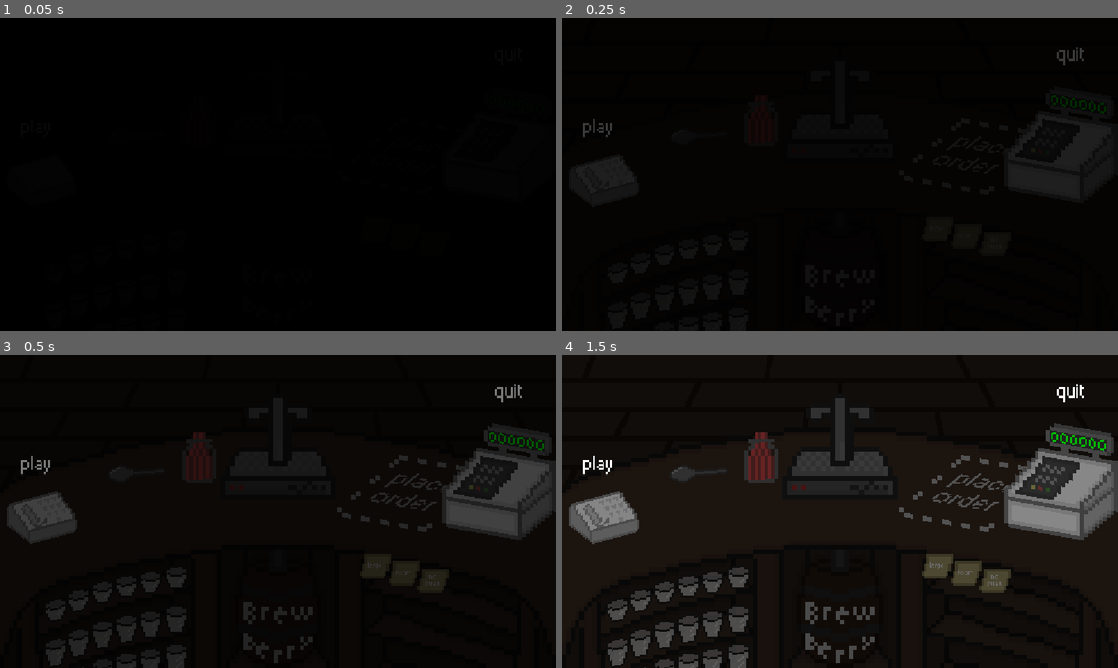
Above: before the commit, frames 1-4 (two rows, left to right).
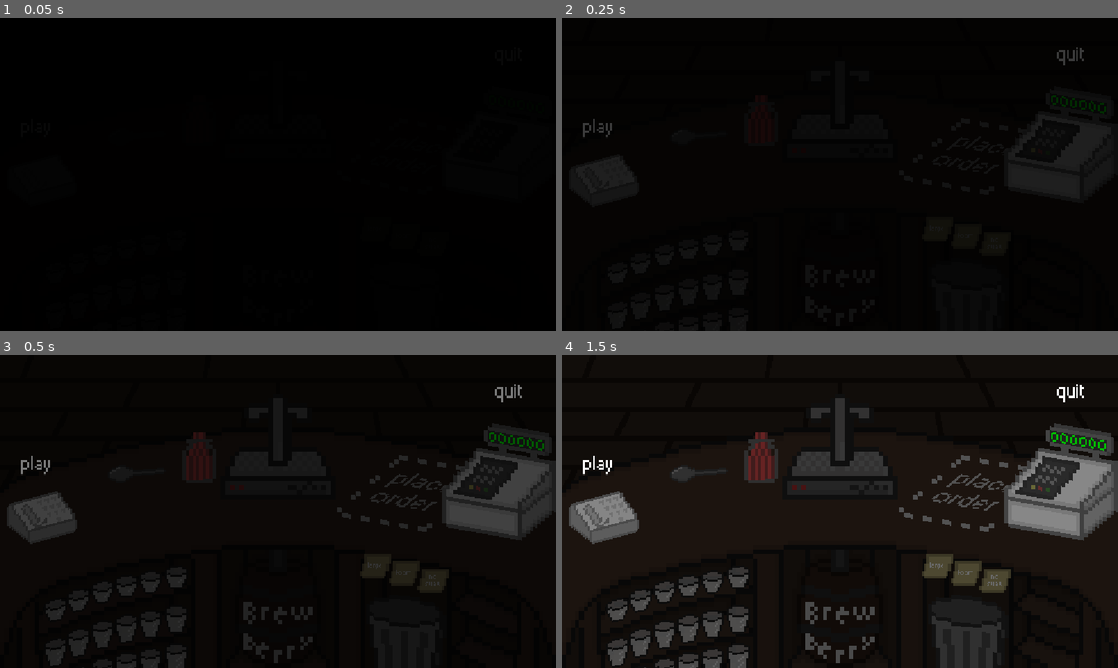
Above: after the commit, the same moments.

Repository: RafaeloxMC/brewberry
Game: Godot game, scene res://scenes/ui/main_menu.tscn
Two runs of this game, one before a commit and one after it. Both use one fixed random seed, a clock stepped at 60 frames per second and the inputs below.
Inputs (mouse positions are in pixels of both pictures, inside the frame that each line leads up to):
- Up to frame 1 (0.05 s): no input
- Up to frame 2 (0.25 s): no input
- Up to frame 3 (0.5 s): no input
- Up to frame 4 (1.5 s): tap Enter at 0.5 s; drag from (795, 486) to (973, 492) at 0.52 s; tap Space at 1.25 s; drag from (806, 486) to (973, 492) at 1.27 s

The runs differ from the first frame. In frame 4, 1.2% of the frame differs, in the area x 66-80%, y 78-100%.

Commit message:
Add bin and more logos

Diff:
--- a/project.godot
+++ b/project.godot
@@ -13,7 +13,9 @@
 config/name="Brewberry"
 run/main_scene="uid://0f484ed05i1t"
 config/features=PackedStringArray("4.7", "Forward Plus")
-config/icon="res://icon.svg"
+boot_splash/bg_color=Color(0.14117648, 0.14117648, 0.14117648, 0)
+boot_splash/image="uid://bjrhmldat4uj"
+config/icon="uid://cn26b2l0yk7pg"
 
 [autoload]
 
--- /dev/null
+++ b/scenes/bin.tscn
@@ -0,0 +1,15 @@
+[gd_scene format=3 uid="uid://f2v7npho0w4d"]
+
+[ext_resource type="Texture2D" uid="uid://cxn2m83fgalg4" path="res://assets/bin.png" id="1_yq3hu"]
+
+[sub_resource type="RectangleShape2D" id="RectangleShape2D_a751v"]
+size = Vector2(20, 26)
+
+[node name="Bin" type="Area2D" unique_id=394808523]
+
+[node name="Sprite2D" type="Sprite2D" parent="." unique_id=1103447722]
+texture = ExtResource("1_yq3hu")
+
+[node name="CollisionShape2D" type="CollisionShape2D" parent="." unique_id=2094885834]
+position = Vector2(0, 3)
+shape = SubResource("RectangleShape2D_a751v")
--- a/scenes/game.tscn
+++ b/scenes/game.tscn
@@ -13,6 +13,7 @@
 [ext_resource type="PackedScene" uid="uid://c6xpkcdjyd1gt" path="res://scenes/note.tscn" id="7_u5sy4"]
 [ext_resource type="PackedScene" uid="uid://clm4jrv6u7g2o" path="res://scenes/straw_container.tscn" id="8_gee14"]
 [ext_resource type="PackedScene" uid="uid://bjjnuy0b0f3la" path="res://scenes/phone.tscn" id="11_kvpfn"]
+[ext_resource type="PackedScene" uid="uid://f2v7npho0w4d" path="res://scenes/bin.tscn" id="12_trtic"]
 
 [node name="Game" type="Control" unique_id=1593082054]
 layout_mode = 3
@@ -100,6 +101,18 @@
 scale = Vector2(5, 5)
 skew = 0.26179934
 
+[node name="Bin" parent="." unique_id=394808523 instance=ExtResource("12_trtic")]
+position = Vector2(838, 579)
+rotation = 0.08726646
+scale = Vector2(8, 8)
+skew = -0.08726646
+
+[node name="Spoon" parent="." unique_id=1752889901 instance=ExtResource("7_0tnpc")]
+position = Vector2(284, 242)
+rotation = -0.23212878
+scale = Vector2(4, 4)
+skew = 0.23212874
+
 [node name="Cups" type="Node2D" parent="." unique_id=97841430]
 
 [node name="SM" type="Node2D" parent="Cups" unique_id=725782037]
@@ -191,9 +204,3 @@
 position = Vector2(115, 676)
 scale = Vector2(4, 4)
 size = "lg"
-
-[node name="Spoon" parent="Cups/LG" unique_id=1752889901 instance=ExtResource("7_0tnpc")]
-position = Vector2(284, 242)
-rotation = -0.23212878
-scale = Vector2(4, 4)
-skew = 0.23212878
--- a/scenes/ui/main_menu.tscn
+++ b/scenes/ui/main_menu.tscn
@@ -12,6 +12,7 @@
 [ext_resource type="PackedScene" uid="uid://bjjnuy0b0f3la" path="res://scenes/phone.tscn" id="11_1dfpl"]
 [ext_resource type="PackedScene" uid="uid://d0e7jpk72s2h5" path="res://scenes/cup.tscn" id="12_qywvv"]
 [ext_resource type="PackedScene" uid="uid://bd3a2ldv4k0n8" path="res://scenes/spoon.tscn" id="13_3wgol"]
+[ext_resource type="PackedScene" uid="uid://f2v7npho0w4d" path="res://scenes/bin.tscn" id="13_8ekit"]
 
 [sub_resource type="Animation" id="Animation_otr3d"]
 length = 0.001
@@ -42,7 +43,7 @@
 
 [sub_resource type="Animation" id="Animation_n4uci"]
 resource_name = "cash_register"
-length = 0.19999999999999998
+length = 0.2
 tracks/0/type = "value"
 tracks/0/imported = false
 tracks/0/enabled = true
@@ -58,7 +59,7 @@
 
 [sub_resource type="Animation" id="Animation_8ekit"]
 resource_name = "phone"
-length = 0.19999999999999998
+length = 0.2
 tracks/0/type = "value"
 tracks/0/imported = false
 tracks/0/enabled = true
@@ -135,6 +136,12 @@
 scale = Vector2(7.0000005, 7)
 skew = 0.034906507
 
+[node name="Bin" parent="." unique_id=394808523 instance=ExtResource("13_8ekit")]
+position = Vector2(838, 579)
+rotation = 0.08726646
+scale = Vector2(8, 8)
+skew = -0.08726646
+
 [node name="Cups" type="Node2D" parent="." unique_id=97841430]
 
 [node name="SM" type="Node2D" parent="Cups" unique_id=725782037]
--- a/scenes/ui/main_ui.tscn
+++ /dev/null
@@ -1,9 +0,0 @@
-[gd_scene format=3 uid="uid://d0o4u80n7m5pj"]
-
-[node name="Main UI" type="Control" unique_id=288809964]
-layout_mode = 3
-anchors_preset = 15
-anchor_right = 1.0
-anchor_bottom = 1.0
-grow_horizontal = 2
-grow_vertical = 2
--- a/scripts/cup.gd
+++ b/scripts/cup.gd
@@ -32,6 +32,11 @@
 			GameManager.is_dragging = null
 			audio_stream_player.volume_db = randf_range(-8, -6)
 			audio_stream_player.play()
+			if self.get_overlapping_areas().size() > 0:
+				for area in self.get_overlapping_areas():
+					if area.name == "Bin":
+						self.global_position = origin
+						animated_sprite_2d.play(size + "_empty")
 
 	self.skew = (get_window().size.x / 2.0 - position.x) / get_window().size.x / 2.0
 	self.rotation = -(get_window().size.x / 2.0 - position.x) / get_window().size.x / 2.0
Binary file added: assets/aseprite/bin.aseprite
Binary file changed: assets/aseprite/counter.aseprite
Binary file added: assets/bin.png
Not shown, added: assets/bin.png.import
Binary file changed: assets/counter.png
Binary file added: assets/icon.png
Not shown, added: assets/icon.png.import
Binary file added: assets/logo.png
Not shown, added: assets/logo.png.import
Not shown, added: brewberry.png.import
Not shown, changed: README.md
Not shown, added: assets/affinity/brewberry.af
(and 3 more such lines)
